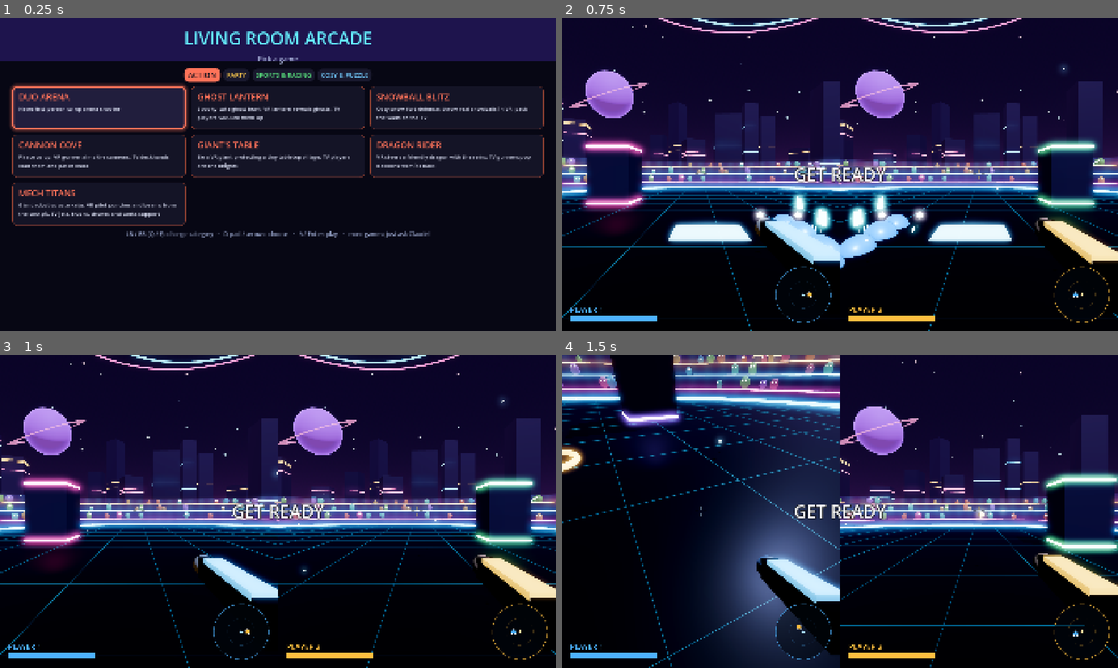
Above: before the commit, frames 1-4 (two rows, left to right).
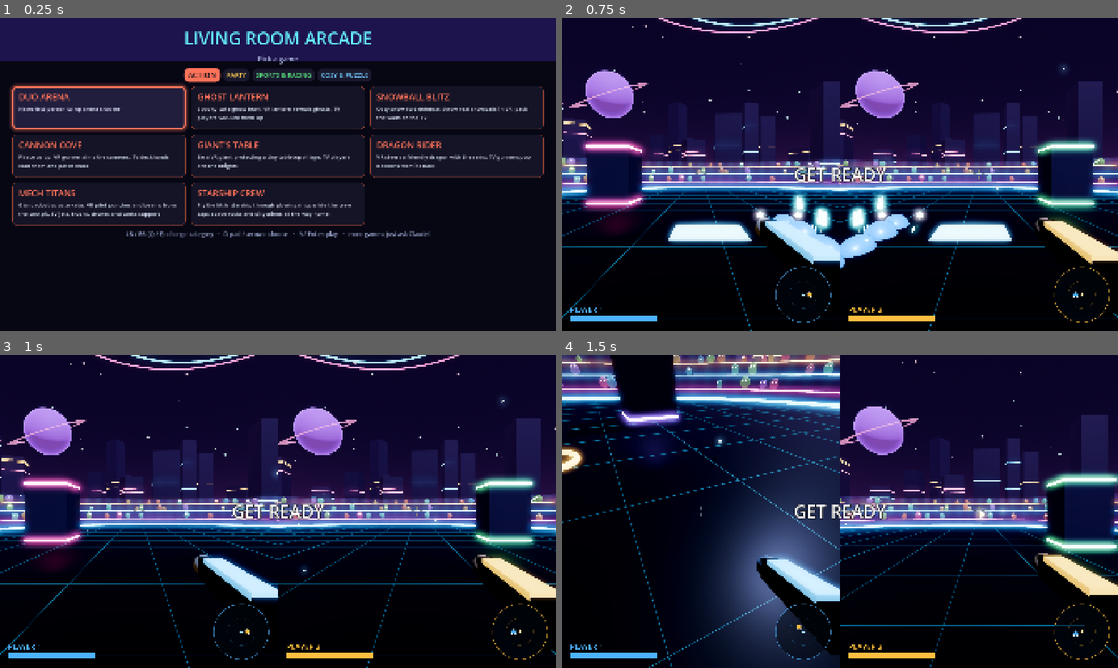
Above: after the commit, the same moments.

Repository: SimonBiggs/claude-code-steam-frame-coop
Game: Godot game, scene res://arcade.tscn
Same seed, same stepped clock (60 frames per second), same inputs: the game is played once before the commit and once after it.
Inputs (mouse positions are in pixels of both pictures, inside the frame that each line leads up to):
- Up to frame 1 (0.25 s): no input
- Up to frame 2 (0.75 s): click (662, 108) at 0.52 s
- Up to frame 3 (1 s): no input
- Up to frame 4 (1.5 s): tap Enter at 1.25 s; move the mouse to (867, 511) at 1.27 s; hold Up from 1.28 s (still down); hold Q from 1.28 s (still down); click (867, 511) at 1.42 s

The runs differ from the first frame. In frame 1, 0.9% of the frame differs, in the area x 34-66%, y 52-67%; in frame 2, nothing differs; in frame 3, nothing differs; in frame 4, nothing differs.

Commit message:
Add STARSHIP CREW to the arcade
Co-Authored-By: Claude Opus 5.5 <noreply@anthropic.com>

Diff:
--- a/arcade/arcade.gd
+++ b/arcade/arcade.gd
@@ -52,6 +52,8 @@
 		"blurb": "Life-size mini golf in a sunny garden: swing a real putter in VR or aim and hold A on the TV, and everyone putts at once!"},
 	{"id": "obstacle_rush", "cat": "party", "name": "OBSTACLE RUSH", "scene": "res://games/obstacle_rush/main.tscn",
 		"blurb": "Race jelly-bean runners over a bouncy toy course while the VR giant lobs beach balls!"},
+	{"id": "starship_crew", "cat": "action", "name": "STARSHIP CREW", "scene": "res://games/starship_crew/main.tscn",
+		"blurb": "Fly the little starship through glowing rings while the crew zaps space rocks and silly aliens all the way home!"},
 ]
 ## Tabs on the TV (LB/RB) and in VR (stick left/right). Empty categories are hidden.
 const CATEGORIES := [
